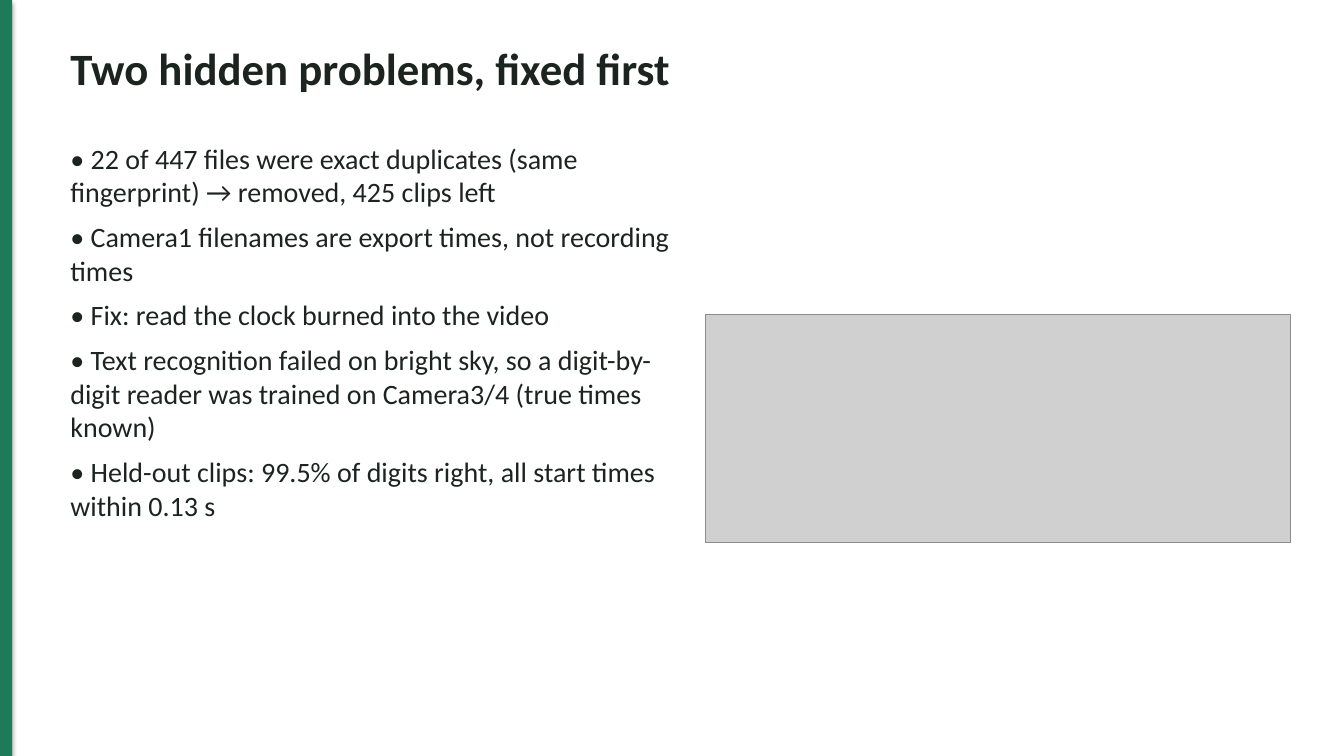
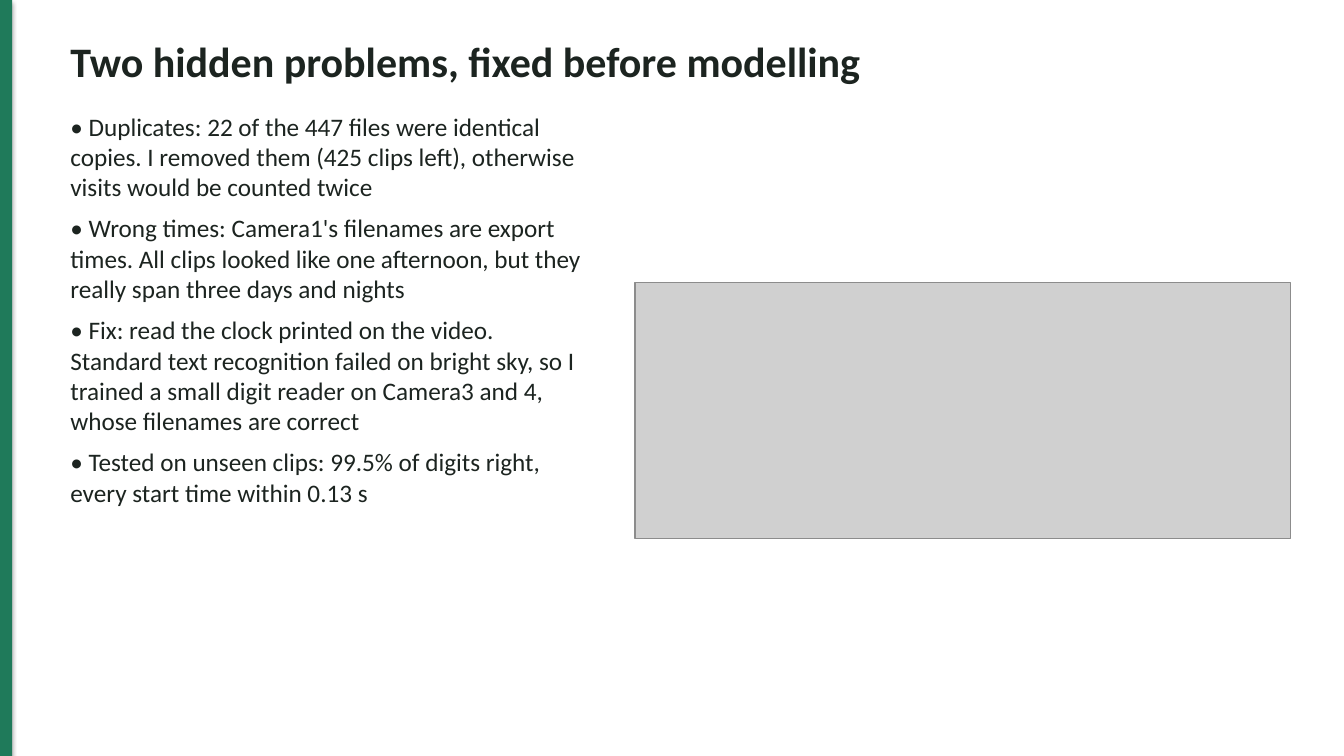
Before and after one commit to Epp-ppE/stray-dog-detection, a slide deck: slide 4 of slides/slides.pptx. Drawn at 1344x756 pixels with LibreOffice and Linux fonts; fonts in the diff are those of the drawing; grey boxes stand for pictures. Boxes give left, top, right and bottom in pixels: in the first picture for what was removed or moved away, otherwise in the second. Text is boxed around its words. In the diff, an @@ line names an element or a change of style, - is before the commit and + after.

Commit message:
Rebuild presentation from the slide summary: one message per slide, headline numbers, recognition split into design and demo, backup slides

```diff
--- a/slides/slides.pptx
+++ b/slides/slides.pptx
@@ text at box(70, 47, 861, 84): text changed; size 32 to 30 pt @@
-Two hidden problems, fixed first
+Two hidden problems, fixed before modelling
@@ text at box(70, 118, 580, 506): text changed; size 20 to 18 pt @@
-• 22 of 447 files were exact duplicates (same fingerprint) → removed, 425 clips left
-• Camera1 filenames are export times, not recording times
-• Fix: read the clock burned into the video
-• Text recognition failed on bright sky, so a digit-by-digit reader was trained on Camera3/4 (true times known)
-• Held-out clips: 99.5% of digits right, all start times within 0.13 s
+• Duplicates: 22 of the 447 files were identical copies. I removed them (425 clips left), otherwise visits would be counted twice
+• Wrong times: Camera1's filenames are export times. All clips looked like one afternoon, but they really span three days and nights
+• Fix: read the clock printed on the video. Standard text recognition failed on bright sky, so I trained a small digit reader on Camera3 and 4, whose filenames are correct
+• Tested on unseen clips: 99.5% of digits right, every start time within 0.13 s
@@ picture: place and size @@
-picture at box(706, 315, 1291, 542)
+picture at box(635, 283, 1291, 539)
```
Also in this commit, not shown: 12 other slides changed, 8 slides added, 3 slides removed, 4 other files.
